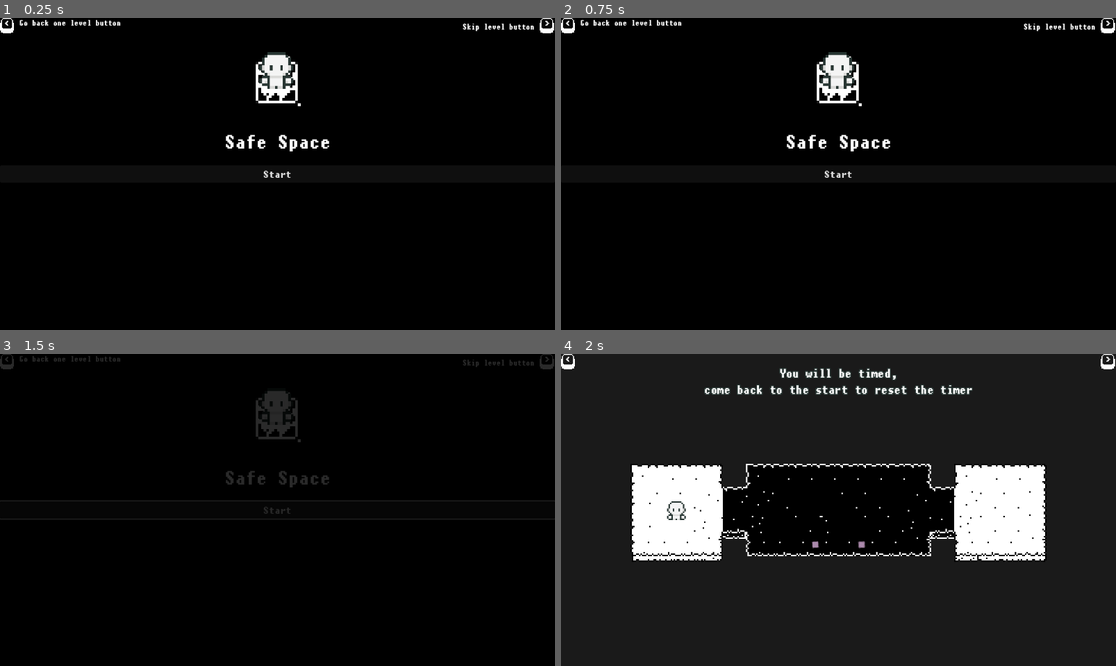
Above: before the commit, frames 1-4 (two rows, left to right).
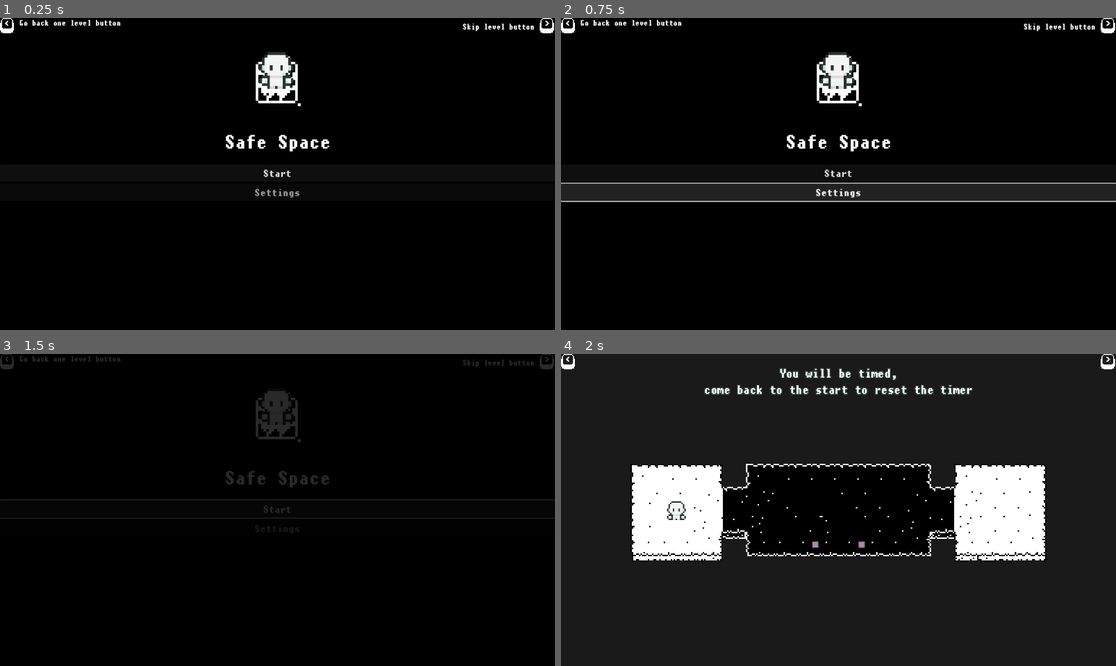
Above: after the commit, the same moments.

Repository: Janfra/Brackeys_Gamejam_2024
Game: Godot game, scene res://Levels/main_menu.tscn
Same seed, same stepped clock (60 frames per second), same inputs: the game is played once before the commit and once after it.
Inputs (mouse positions are in pixels of both pictures, inside the frame that each line leads up to):
- Up to frame 1 (0.25 s): no input
- Up to frame 2 (0.75 s): click (838, 192) at 0.5 s, where only the run after the commit has a clickable "Settings"
- Up to frame 3 (1.5 s): click "Start" at 1.25 s
- Up to frame 4 (2 s): no input

The runs differ from the first frame. In frame 1, 0.2% of the frame differs, in the area x 45-54%, y 48-58%; in frame 2, 6.3%, in the area x 0-100%, y 48-60%; in frame 3, 0.9%; in frame 4, nothing differs.

Commit message:
Key rebinding WIP
# Description
Started working on a node that will handle modifying an action from the `InputMap`.

Current version is able to listen for key events and show their keycode on screen.

InputActionData was added to contain the relevant information for an input action.

Diff:
--- a/Levels/main_menu.tscn
+++ b/Levels/main_menu.tscn
@@ -8,10 +8,13 @@
 [ext_resource type="Texture2D" uid="uid://ney3eivxw0tt" path="res://Visuals/UI/pxkw_arrow_left.png" id="4_41d0n"]
 [ext_resource type="Texture2D" uid="uid://c25kuotfd8uru" path="res://Visuals/UI/pxkw_arrow_up.png" id="5_tkh8y"]
 [ext_resource type="Texture2D" uid="uid://dpffyjwb1fdja" path="res://Visuals/UI/pxkw_w.png" id="6_hif7c"]
+[ext_resource type="Script" uid="uid://dccax0fgma80l" path="res://Scripts/UI/InputActionUI.gd" id="7_2eu7b"]
 [ext_resource type="Texture2D" uid="uid://cdgtlleqrc1re" path="res://Visuals/UI/pxkw_s.png" id="7_dfml7"]
+[ext_resource type="Resource" uid="uid://klmc844r00gj" path="res://Resources/InputAction/move_up.tres" id="7_gju5e"]
 [ext_resource type="Texture2D" uid="uid://bcoh5ph3yfccf" path="res://Visuals/UI/pxkw_a.png" id="8_drxqc"]
 [ext_resource type="Texture2D" uid="uid://du1npw0c2hnh1" path="res://Visuals/UI/pxkw_d.png" id="9_jc58k"]
 [ext_resource type="Texture2D" uid="uid://c16jwaxmy74wd" path="res://GameIcon.png" id="12_8jhy8"]
+[ext_resource type="Script" uid="uid://c7h113o2ehs8r" path="res://Scripts/Actions/InputSettingsActions.gd" id="13_mkm6k"]
 
 [sub_resource type="LabelSettings" id="LabelSettings_dntld"]
 font = ExtResource("1_aijgs")
@@ -20,6 +23,9 @@
 outline_color = Color(0.111197, 0.111197, 0.111197, 1)
 shadow_color = Color(0, 0, 0, 0.556863)
 
+[sub_resource type="StyleBoxFlat" id="StyleBoxFlat_b8u61"]
+bg_color = Color(0.0588235, 0.0588235, 0.0588235, 0.588235)
+
 [sub_resource type="LabelSettings" id="LabelSettings_ae7i5"]
 font = ExtResource("1_aijgs")
 font_size = 20
@@ -62,23 +68,63 @@
 grow_horizontal = 2
 texture = ExtResource("12_8jhy8")
 
-[node name="StartButton" type="Button" parent="CanvasLayer"]
-anchors_preset = 14
-anchor_top = 0.5
-anchor_right = 1.0
-anchor_bottom = 0.5
-offset_top = -4.0
-offset_bottom = 4.0
-grow_horizontal = 2
-grow_vertical = 2
+[node name="ButtonsVContainer" type="VBoxContainer" parent="CanvasLayer"]
+anchors_preset = -1
+anchor_top = 0.469
+anchor_right = 1.0
+anchor_bottom = 1.0
+grow_horizontal = 2
+grow_vertical = 2
+size_flags_horizontal = 3
+size_flags_vertical = 3
+
+[node name="StartButton" type="Button" parent="CanvasLayer/ButtonsVContainer"]
+custom_minimum_size = Vector2(100, 36)
+layout_mode = 2
 theme_override_fonts/font = ExtResource("1_aijgs")
 theme_override_font_sizes/font_size = 27
 text = "Start"
 
-[node name="LevelChangeActions" type="Node" parent="CanvasLayer/StartButton"]
+[node name="LevelChangeActions" type="Node" parent="CanvasLayer/ButtonsVContainer/StartButton"]
 script = ExtResource("3_b8u61")
 load_level = ExtResource("3_1e3a6")
 metadata/_custom_type_script = "uid://bfbatsc8s4d4c"
+
+[node name="SettingsButton" type="Button" parent="CanvasLayer/ButtonsVContainer"]
+custom_minimum_size = Vector2(100, 36)
+layout_mode = 2
+theme_override_colors/font_color = Color(1, 1, 1, 0.588235)
+theme_override_fonts/font = ExtResource("1_aijgs")
+theme_override_font_sizes/font_size = 27
+theme_override_styles/normal = SubResource("StyleBoxFlat_b8u61")
+text = "Settings
+"
+
+[node name="MoveUpRebindUI" type="Control" parent="CanvasLayer/ButtonsVContainer/SettingsButton" node_paths=PackedStringArray("key_label")]
+layout_mode = 1
+anchor_top = 1.114
+anchor_right = 1.0
+anchor_bottom = 2.447
+grow_horizontal = 2
+grow_vertical = 2
+script = ExtResource("7_2eu7b")
+key_label = NodePath("Label")
+metadata/_custom_type_script = "uid://dccax0fgma80l"
+
+[node name="Label" type="Label" parent="CanvasLayer/ButtonsVContainer/SettingsButton/MoveUpRebindUI"]
+layout_mode = 1
+anchors_preset = 15
+anchor_right = 1.0
+anchor_bottom = 1.0
+grow_horizontal = 2
+grow_vertical = 2
+horizontal_alignment = 1
+vertical_alignment = 1
+
+[node name="MoveUpActions" type="Node" parent="CanvasLayer/ButtonsVContainer/SettingsButton/MoveUpRebindUI"]
+script = ExtResource("13_mkm6k")
+_action_data = ExtResource("7_gju5e")
+metadata/_custom_type_script = "uid://c7h113o2ehs8r"
 
 [node name="InputHint" type="Control" parent="CanvasLayer"]
 visible = false
@@ -313,7 +359,6 @@
 mouse_filter = 2
 color = Color(0, 0, 0, 1)
 
-[connection signal="pressed" from="CanvasLayer/StartButton" to="CanvasLayer/StartButton" method="_on_pressed"]
-[connection signal="pressed" from="CanvasLayer/StartButton" to="CanvasLayer/StartButton/LevelChangeActions" method="on_level_load"]
-[connection signal="pressed" from="CanvasLayer/BackLevel" to="CanvasLayer/BackLevel" method="_on_pressed"]
-[connection signal="pressed" from="CanvasLayer/NextLevel" to="CanvasLayer/NextLevel" method="_on_pressed"]
+[connection signal="pressed" from="CanvasLayer/ButtonsVContainer/StartButton" to="CanvasLayer/ButtonsVContainer/StartButton/LevelChangeActions" method="on_level_load"]
+[connection signal="pressed" from="CanvasLayer/ButtonsVContainer/SettingsButton" to="CanvasLayer/ButtonsVContainer/SettingsButton/MoveUpRebindUI/MoveUpActions" method="toggle_listening"]
+[connection signal="requested_key_set" from="CanvasLayer/ButtonsVContainer/SettingsButton/MoveUpRebindUI/MoveUpActions" to="CanvasLayer/ButtonsVContainer/SettingsButton/MoveUpRebindUI" method="on_show_requested_key"]
--- /dev/null
+++ b/Resources/InputAction/move_down.tres
@@ -0,0 +1,8 @@
+[gd_resource type="Resource" script_class="InputActionData" load_steps=2 format=3 uid="uid://vej5v4nvrdv8"]
+
+[ext_resource type="Script" uid="uid://costocvnoo257" path="res://Scripts/Data/InputActionData.gd" id="1_qmm84"]
+
+[resource]
+script = ExtResource("1_qmm84")
+action_name = &"move_down"
+metadata/_custom_type_script = "uid://costocvnoo257"
--- /dev/null
+++ b/Resources/InputAction/move_left.tres
@@ -0,0 +1,8 @@
+[gd_resource type="Resource" script_class="InputActionData" load_steps=2 format=3 uid="uid://bd358m510ygb4"]
+
+[ext_resource type="Script" uid="uid://costocvnoo257" path="res://Scripts/Data/InputActionData.gd" id="1_286ub"]
+
+[resource]
+script = ExtResource("1_286ub")
+action_name = &"move_left"
+metadata/_custom_type_script = "uid://costocvnoo257"
--- /dev/null
+++ b/Resources/InputAction/move_right.tres
@@ -0,0 +1,8 @@
+[gd_resource type="Resource" script_class="InputActionData" load_steps=2 format=3 uid="uid://cdhqsa4ib813g"]
+
+[ext_resource type="Script" uid="uid://costocvnoo257" path="res://Scripts/Data/InputActionData.gd" id="1_jnc32"]
+
+[resource]
+script = ExtResource("1_jnc32")
+action_name = &"move_right"
+metadata/_custom_type_script = "uid://costocvnoo257"
--- /dev/null
+++ b/Resources/InputAction/move_up.tres
@@ -0,0 +1,8 @@
+[gd_resource type="Resource" script_class="InputActionData" load_steps=2 format=3 uid="uid://klmc844r00gj"]
+
+[ext_resource type="Script" uid="uid://costocvnoo257" path="res://Scripts/Data/InputActionData.gd" id="1_gct6g"]
+
+[resource]
+script = ExtResource("1_gct6g")
+action_name = &"move_up"
+metadata/_custom_type_script = "uid://costocvnoo257"
--- /dev/null
+++ b/Scripts/Actions/InputSettingsActions.gd
@@ -0,0 +1,34 @@
+class_name InputSettingsActions
+extends Node
+
+@export
+var _action_data: InputActionData
+var _is_listening: bool
+var _requested_key: Key
+
+signal requested_key_set(requested_key: Key)
+
+func _unhandled_input(event: InputEvent) -> void:
+	if not _is_listening:
+		return
+
+	if !event.is_action_type():
+		return
+
+	if event.is_echo():
+		return
+
+	if event is InputEventKey:
+		_requested_key = event.keycode
+		requested_key_set.emit(_requested_key)
+
+	_is_listening = false
+	get_viewport().set_input_as_handled()
+
+func toggle_listening() -> void:
+	_is_listening = not _is_listening # toggle
+
+
+func verify_action() -> void:
+	if not InputMap.has_action(_action_data.action_name):
+		printerr("Input data {action_name} is not part of InputMap. Please check at {resource_path}".format(_action_data))
--- a/Scripts/Autoloads/GameSettings.gd
+++ b/Scripts/Autoloads/GameSettings.gd
@@ -3,5 +3,4 @@
 ## Aids with saving configurations and loading configurations
 
 func print_actions() -> void:
-	var actions: Array[StringName] = InputMap.get_actions()
-	print(actions)
+	print(InputMap.get_actions())
--- /dev/null
+++ b/Scripts/Data/InputActionData.gd
@@ -0,0 +1,5 @@
+class_name InputActionData
+extends Resource
+
+@export
+var action_name: StringName
--- /dev/null
+++ b/Scripts/UI/InputActionUI.gd
@@ -0,0 +1,8 @@
+class_name InputActionUI
+extends Control
+
+@export
+var key_label: Label
+
+func on_show_requested_key(requested_key: Key) -> void:
+	key_label.text = str(requested_key)
Not shown: 1 places in Levels/main_menu.tscn that only renumber resources
Not shown: 4 places in Scenes/UI/ui_game.tscn that only renumber resources
Not shown, added: Scripts/Actions/InputSettingsActions.gd.uid
Not shown, added: Scripts/Data/InputActionData.gd.uid
Not shown, added: Scripts/UI/InputActionUI.gd.uid
